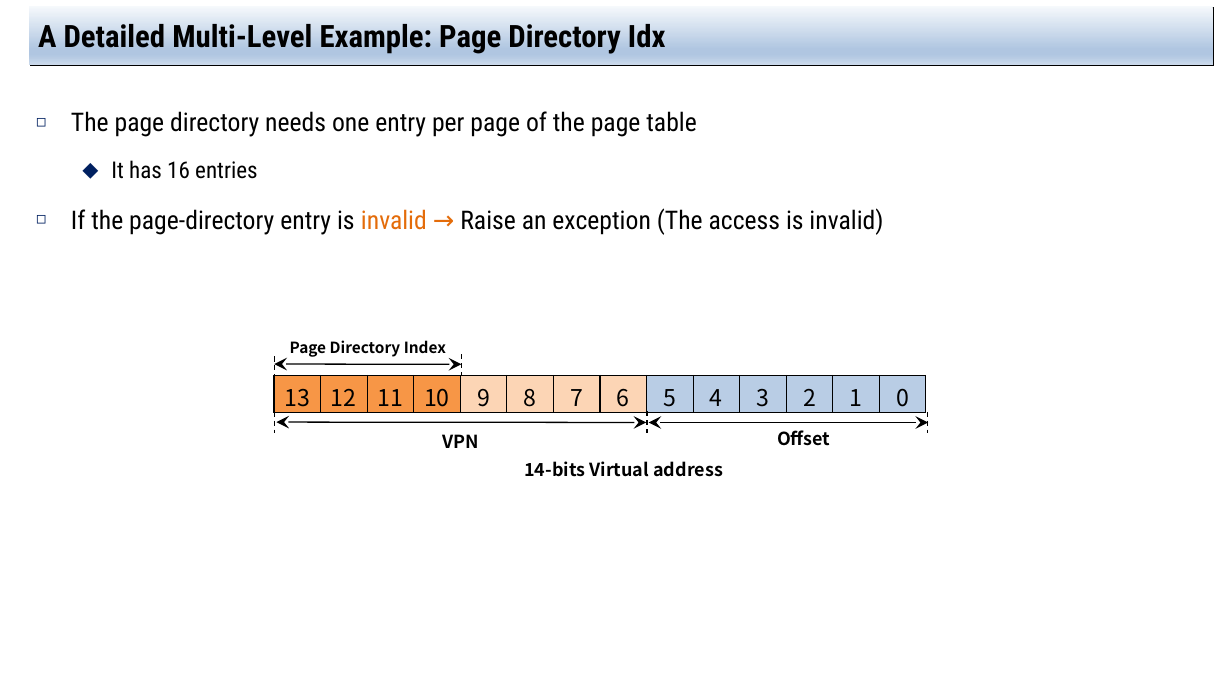
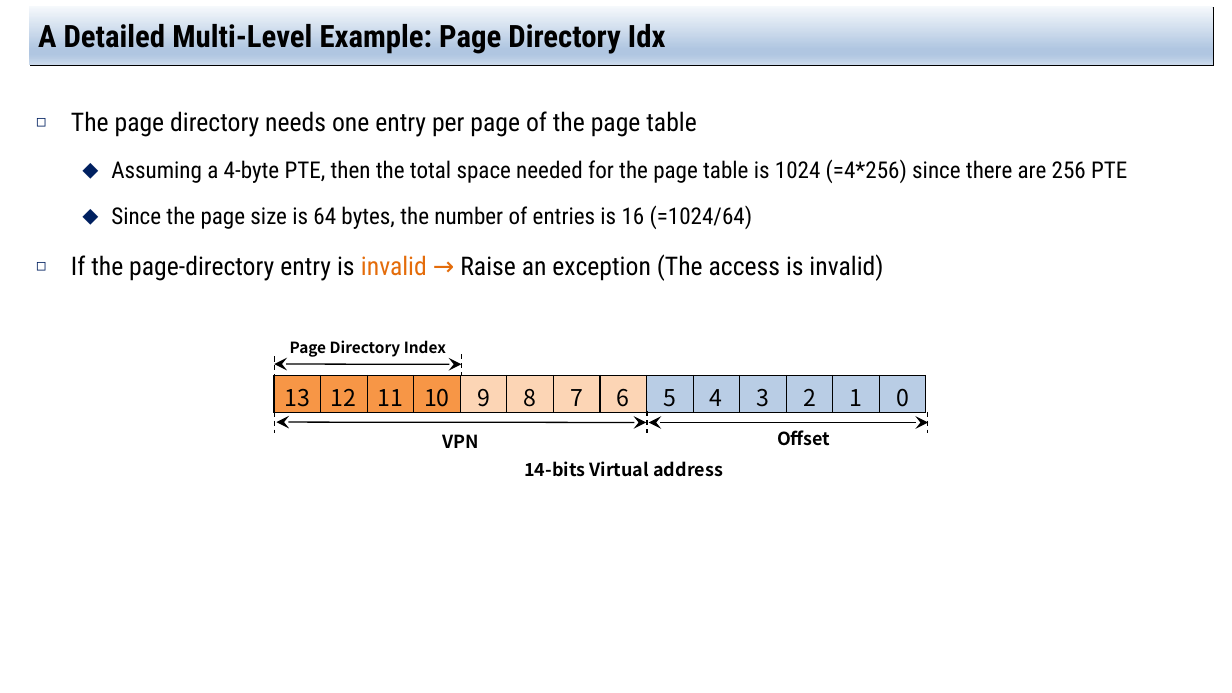
Before and after one commit to jachermocilla/extra-course-materials, a slide deck: slide 19 of cmsc125/ostep/slides/01.Virtualization/20.Advanced_Page_Tables.pptx. Drawn at 1232x693 pixels with LibreOffice and Linux fonts; fonts in the diff are those of the drawing. Boxes give left, top, right and bottom in pixels: in the first picture for what was removed or moved away, otherwise in the second. Text is boxed around its words. In the diff, an @@ line names an element or a change of style, - is before the commit and + after.

```diff
--- a/cmsc125/ostep/slides/01.Virtualization/20.Advanced_Page_Tables.pptx
+++ b/cmsc125/ostep/slides/01.Virtualization/20.Advanced_Page_Tables.pptx
@@ text at (111,159,1127,229): text changed @@
-  ⬥ It has 16 entries
+  ⬥ Assuming a 4-byte PTE, then the total space needed for the page table is 1024 (=4*256) since there are 256 PTE
+  ⬥ Since the page size is 64 bytes, the number of entries is 16 (=1024/64)
```
Also in this commit, not shown: 11 other slides changed, 7 other files.
